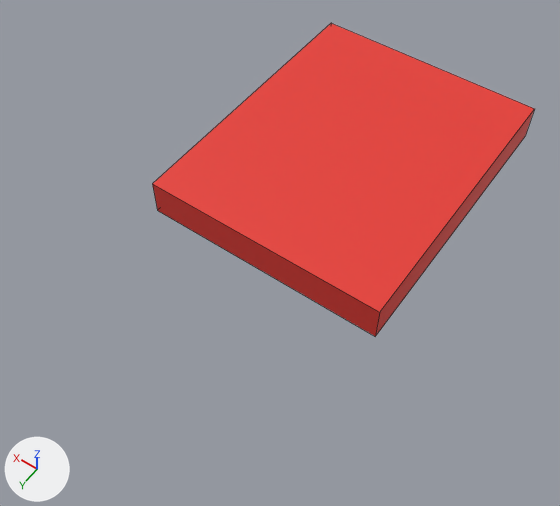
The Blender file assets/level.blend: old version first, new version second.
Camera for both pictures: a 50 mm camera at (-13.3, 26.7, 41.0) aimed at (0.5, 7.4, 10.6). The axes (+X, +Y, +Z) are drawn at lower left. The lights are the same throughout. The first picture is the older version. Mesh edges are drawn as thin lines.

Script lines for the objects in view, before the commit:
```python
mat_material_001 = principled_material('Material.001')
mat_material_001.base_color = (0.8, 0.0422, 0.0313)  # red #e73a31
me_box = bpy.data.meshes.new('Box')
me_box.from_pydata(...)  # a box spanning x -13.0..0.0, y 0.0..16.0, z -2.0..0.0
me_box.materials.append(mat_material_001)  # red #e73a31
ob_brushes = bpy.data.objects.new('Brushes', me_box)
ob_brushes.location = (7.0, -7.0, 13.0)
```
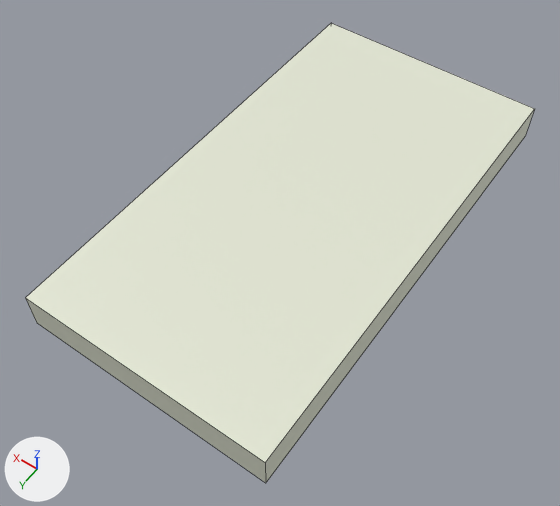
Pixel boxes [x1, y1, x2, y2] of what changed, in the pictures (560 x 506 px):
'Brushes', recoloured, moved, rescaled (red to white, 33% wider, 46% taller)
    before: [153, 23, 534, 337]
    after: [26, 23, 534, 483]

The edits, one by one:
Material 'Material.001' (mat_material_001) changes colour from red #e73a31 to white #e4e7d5; in linear values from (0.8, 0.0422, 0.0313) to (0.772, 0.8, 0.663).
me_box is used by ob_brushes; location (7.0, -7.0, 13.0).
me_box had 8 vertices, 6 faces and spanned x -13.0..0.0, y 0.0..16.0, z -2.0..0.0.
me_box now has 8 vertices, 6 faces and spans x -13.0..0.0, y 0.0..24.4, z -2.0..0.0.
me_box part 1: the whole mesh is scaled about the mesh origin by (1, 1.52, 1).
